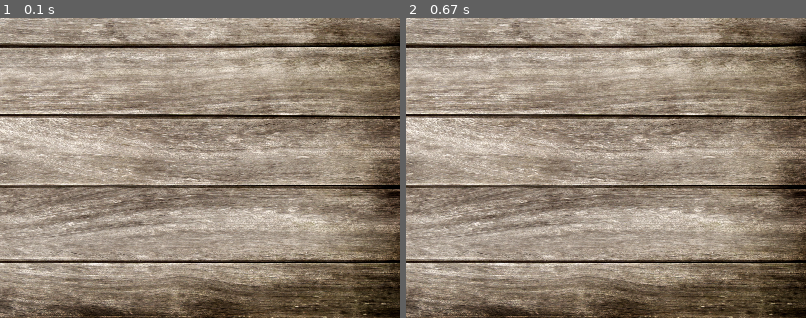
Above: before the commit, frames 1-2 (left to right).
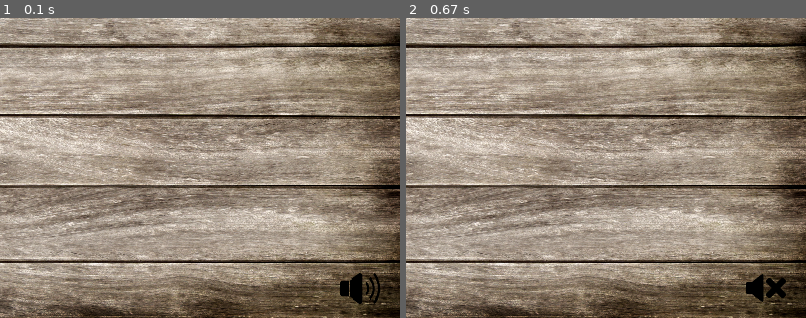
Above: after the commit, the same moments.

Repository: AlexRas245/Pygame_Project
Game: pygame game, started from Меню.py
Two runs of this game, one before a commit and one after it. Both use one fixed random seed, a clock stepped at 60 frames per second and the inputs below.
Inputs (mouse positions are % of the whole screen's width and height, from its top left):
- Up to frame 1 (0.1 s): no input
- Up to frame 2 (0.67 s): click (96, 96) at 0.38 s
The pictures show only the part of the screen within x 50-100%, y 50-100%; the shares and areas given below are measured in that part.

The runs differ from the first frame. In frame 1, 0.5% of the frame differs, in the area x 85-95%, y 85-96%; in frame 2, 0.5%.

Commit message:
Добавлена фоновая музыка и звук при клике на кнопки, добавлена кнопка для включения и отключения фоновой музыки

Diff:
--- a/Меню.py
+++ b/Меню.py
@@ -9,15 +9,31 @@
         self.width = width
         self.height = height
         self.font = pygame.font.Font('Ubuntu-Medium.ttf', 28)
+        self.music_on = True
         pygame.display.set_caption("Пятнашки")
         self.background_image = pygame.image.load("three_menu.png").convert_alpha()  # изображение для фона
         self.background_image = pygame.transform.scale(self.background_image, (width, height))
+        pygame.mixer.init()  # Музыка
+        pygame.mixer.set_num_channels(8)
+        pygame.mixer.music.load("music_f.mp3")  # Музыка на фоне
+        pygame.mixer.music.play(-1)
+        self.click_sound = pygame.mixer.Sound("but_f.mp3")  # Музыка для клика на кнопки
+        # Загружаем изображение для кнопки "Музыка"
+        self.music_button_image_on = pygame.image.load(
+            "music_on.png").convert_alpha()  # изображение когда музыка играет
+        self.music_button_image_on = pygame.transform.scale(self.music_button_image_on, (40, 40))
+        self.music_button_image_off = pygame.image.load(
+            "music_off.png").convert_alpha()  # изображение когда музыка не играет
+        self.music_button_image_off = pygame.transform.scale(self.music_button_image_off, (40, 40))
+        # Создаем кнопку "Музыка" с изображением
+        self.music_button = Button(screen, None, 740, 550, 790, 600, self.music, image=self.music_button_image_on)
 
     def update(self):
         self.handle_events()
 
     def draw(self):
         self.screen.blit(self.background_image, (0, 0))
+        self.music_button.draw()
         pygame.display.flip()
 
     def handle_events(self):
@@ -25,7 +41,21 @@
             if event.type == pygame.QUIT:
                 pygame.quit()
                 sys.exit()
+            if event.type == pygame.MOUSEBUTTONDOWN:
+                # Проверяем нажатие на кнопку
+                pos = pygame.mouse.get_pos()
+                if self.music_button.check_click(pos):
+                    self.music_button.command()
 
+    def music(self):
+        if self.music_on:
+            pygame.mixer.music.pause()
+            self.music_button = Button(screen, None, 740, 550, 790, 600, self.music, image=self.music_button_image_off)
+            self.music_on = False
+        else:
+            pygame.mixer.music.unpause()
+            self.music_button = Button(screen, None, 740, 550, 790, 600, self.music, image=self.music_button_image_on)
+            self.music_on = True
 
 
 pygame.init()
Binary file added: music_off.png
Binary file added: music_on.png
Not shown, added: but_f.mp3
Not shown, added: music_f.mp3
